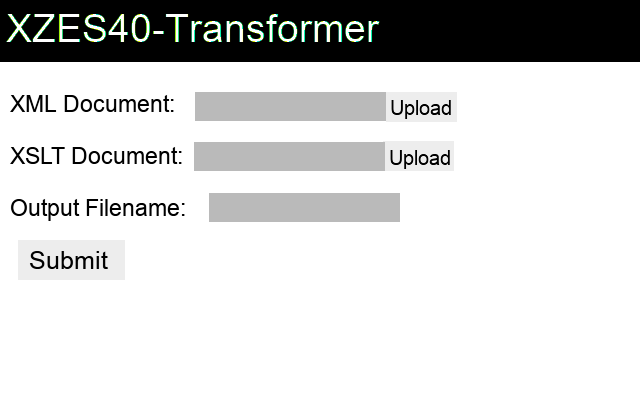
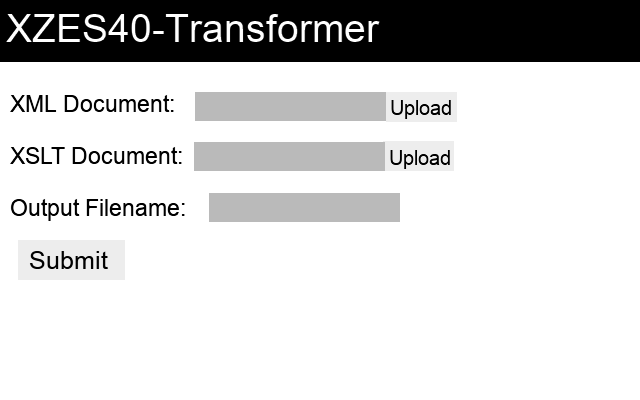
Comparing the layer stacks of the two (640, 400) images. Changes:
painted on "title" over [left=6, top=14, right=380, bottom=216]
